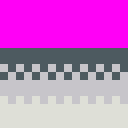
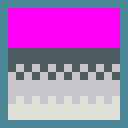
Before/after of a 128×128 layered artwork. What changed in the layer stack:
added layer "Layer 7" above "Layer 6" over [0, 0, 128, 128]
